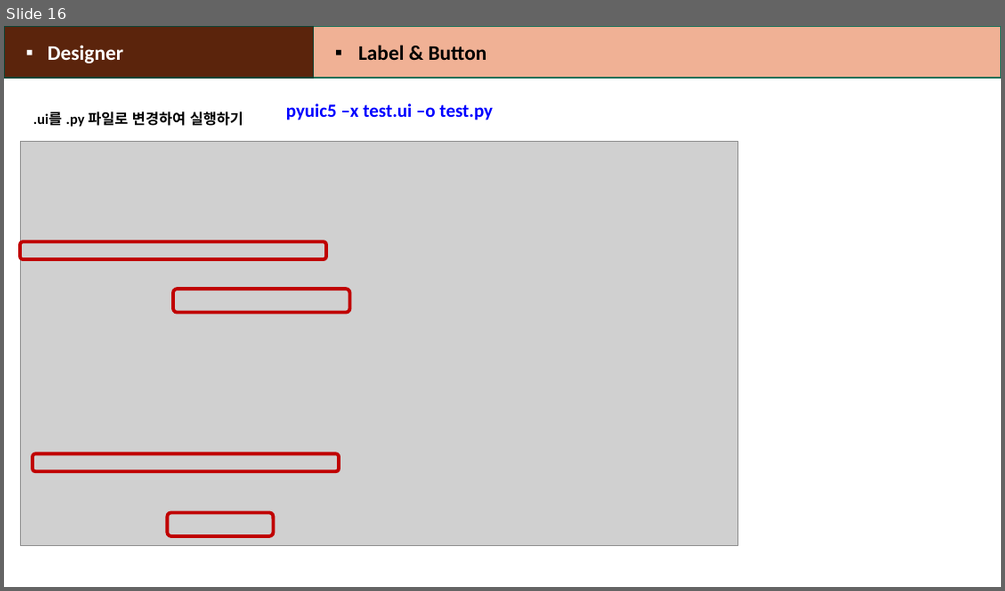
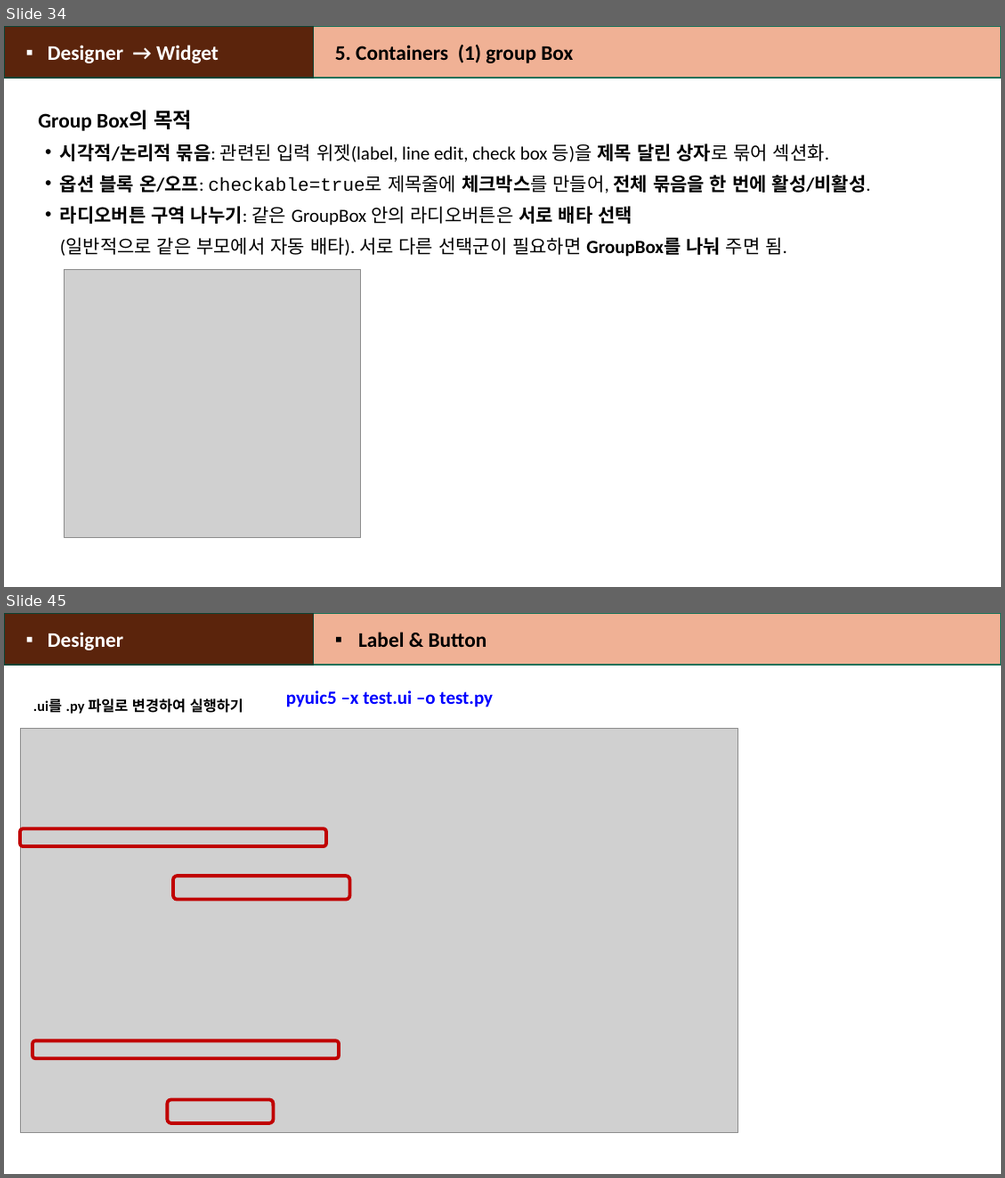
Before and after one commit to heartcom/Linux-Program, a slide deck: 2_Rpi_GPIO_DHT11_PyQt.pptx. Shown one above the other, each under a label of ours: slide 16 before the commit, slides 34 and 45 after it; the slides between them are not shown. The pictures are 1005x591 and 1005x1178 pixels, drawn with LibreOffice and Linux fonts; fonts in the diff are those of the drawing; grey boxes stand for pictures. Boxes give left, top, right and bottom in pixels: in the first picture for what was removed or moved away, otherwise in the second. Text is boxed around its words. In the diff, an @@ line names an element or a change of style, - is before the commit and + after.

```diff
--- a/2_Rpi_GPIO_DHT11_PyQt.pptx
+++ b/2_Rpi_GPIO_DHT11_PyQt.pptx
@@ slide 34 added at box(4, 26, 1001, 587), background #FFFFFF @@
@@ rectangle added at box(4, 26, 313, 78), fill #5C240C, outline #0D4335 1 pt, 20 pt, text #FFFFFF, bold @@
+▪ Designer → Widget
@@ rectangle added at box(313, 26, 1001, 78), fill #F0B195, outline #157259 1 pt, 20 pt, text #000000, bold @@
+5. Containers (1) group Box
@@ text added at box(38, 110, 871, 257), 18 pt, text #000000 @@
+Group Box의 목적
+• 시각적/논리적 묶음: 관련된 입력 위젯(label, line edit, check box 등)을 제목 달린 상자로 묶어 섹션화.
+• 옵션 블록 온/오프: checkable=true로 제목줄에 체크박스를 만들어, 전체 묶음을 한 번에 활성/비활성.
+• 라디오버튼 구역 나누기: 같은 GroupBox 안의 라디오버튼은 서로 배타 선택
+  (일반적으로 같은 부모에서 자동 배타). 서로 다른 선택군이 필요하면 GroupBox를 나눠 주면 됨.
@@ picture added at box(64, 269, 361, 537) @@
@@ what was slide 16 is now slide 45 @@
```
Also in this commit, not shown: 12 slides changed, 28 other slides added, 1 other file.
